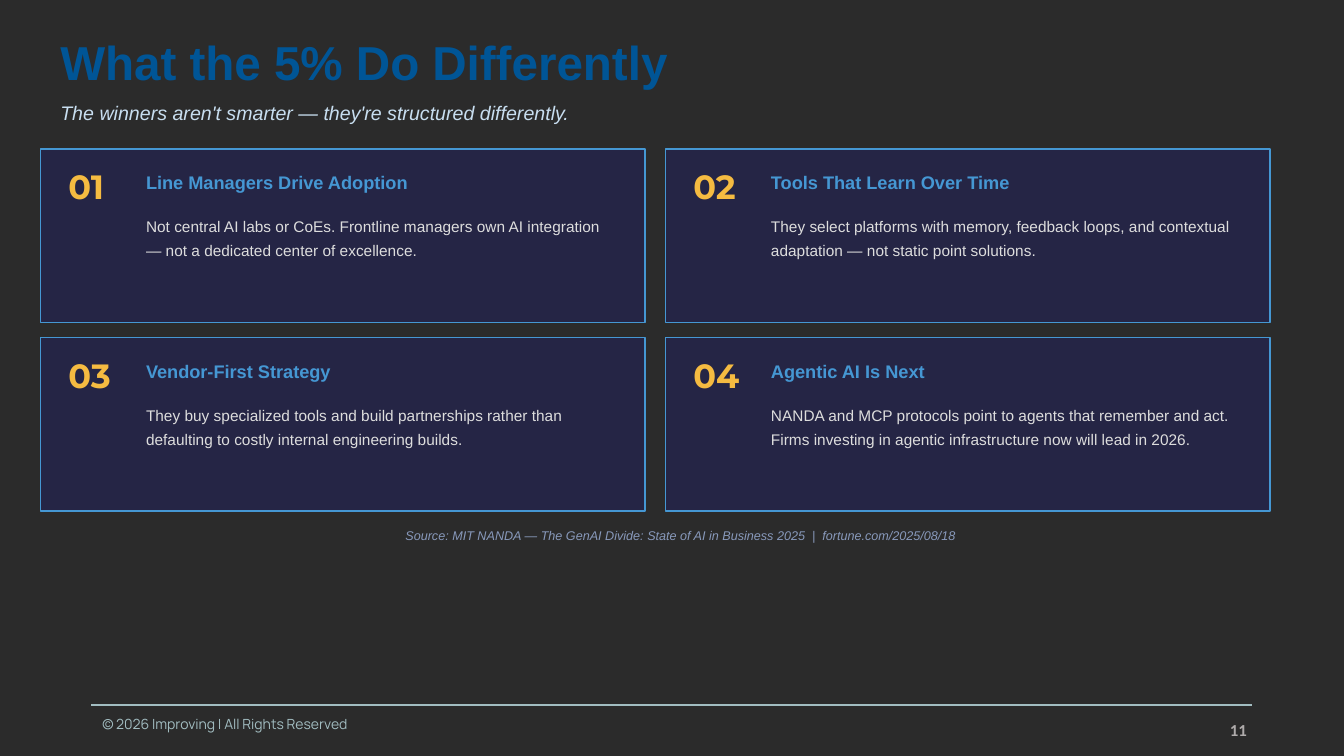
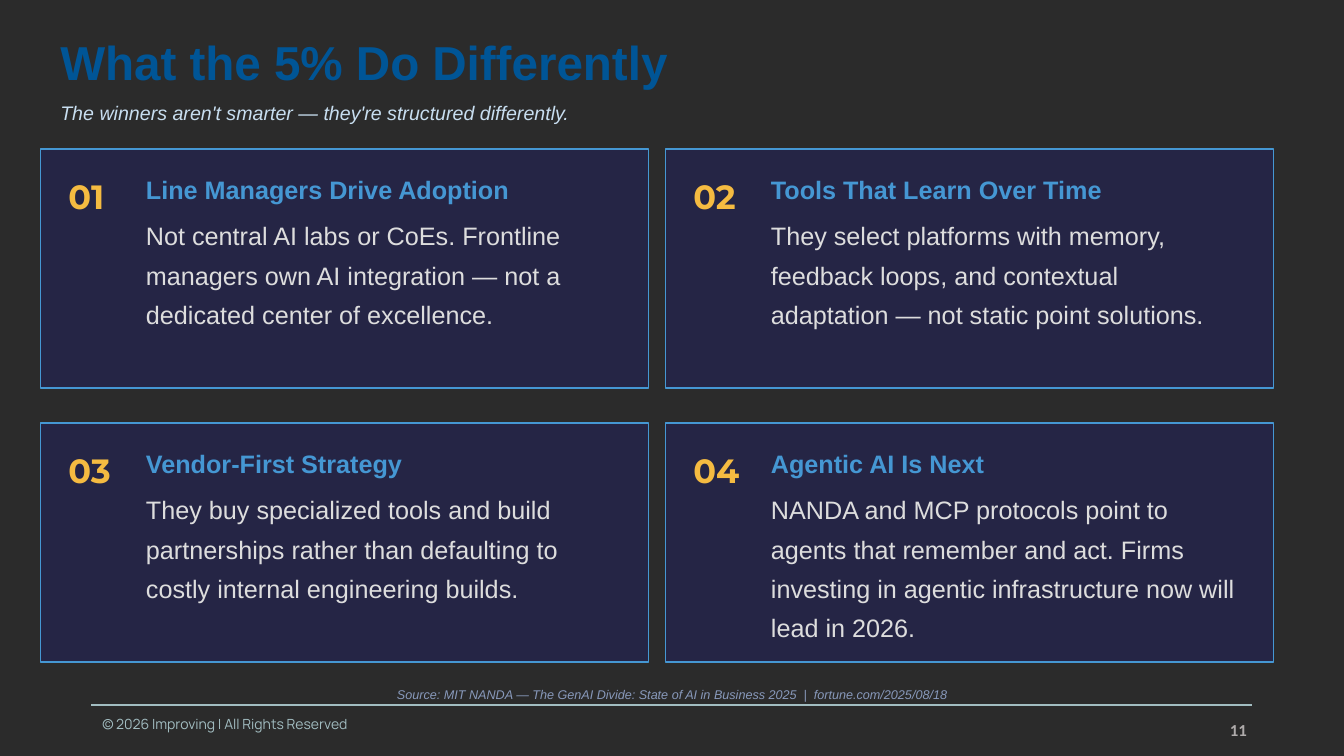
Before and after one commit to davidmohara/Jarvis, a slide deck: slide 11 of meetings/Kazakhstan Delegation.pptx. Drawn at 1344x756 pixels with LibreOffice and Linux fonts; fonts in the diff are those of the drawing; background and template pictures are left out; a plain dark background stands for a picture behind light text. Boxes give left, top, right and bottom in pixels: in the first picture for what was removed or moved away, otherwise in the second. Text is boxed around its words. In the diff, an @@ line names an element or a change of style, - is before the commit and + after.

```diff
--- a/meetings/Kazakhstan Delegation.pptx
+++ b/meetings/Kazakhstan Delegation.pptx
@@ rectangle resized from (x1=40, y1=149, x2=645, y2=323) to (x1=40, y1=149, x2=649, y2=388) @@
@@ rectangle resized from (x1=665, y1=149, x2=1270, y2=323) to (x1=665, y1=149, x2=1274, y2=388) @@
@@ text "01" moved from (x1=68, y1=175, x2=104, y2=200) to (x1=68, y1=185, x2=104, y2=210) @@
@@ text "02" moved from (x1=693, y1=175, x2=735, y2=200) to (x1=693, y1=185, x2=735, y2=210) @@
@@ rectangle resized from (x1=40, y1=338, x2=645, y2=511) to (x1=40, y1=423, x2=649, y2=662) @@
@@ text "03" moved from (x1=68, y1=364, x2=110, y2=389) to (x1=68, y1=459, x2=110, y2=484) @@
@@ text "Vendor-First Strategy" moved from (x1=146, y1=365, x2=331, y2=382) to (x1=146, y1=455, x2=402, y2=479) @@
@@ rectangle resized from (x1=665, y1=338, x2=1270, y2=511) to (x1=665, y1=423, x2=1274, y2=662) @@
@@ text "04" moved from (x1=693, y1=364, x2=739, y2=389) to (x1=693, y1=459, x2=739, y2=484) @@
@@ size 13 to 18 pt in 4 elements at (x1=146, y1=181, x2=508, y2=205), (x1=771, y1=181, x2=1101, y2=199), (x1=146, y1=455, x2=402, y2=479), (x1=771, y1=455, x2=984, y2=479) @@
@@ text "Agentic AI Is Next" moved from (x1=771, y1=365, x2=924, y2=382) to (x1=771, y1=455, x2=984, y2=479) @@
@@ text "They buy specialized tools and ..." moved from (x1=146, y1=410, x2=562, y2=448) to (x1=146, y1=500, x2=558, y2=603) @@
@@ size 11 to 18 pt in 4 elements at (x1=146, y1=226, x2=560, y2=325), (x1=771, y1=226, x2=1203, y2=330), (x1=146, y1=500, x2=558, y2=603), (x1=771, y1=500, x2=1234, y2=638) @@
@@ text "NANDA and MCP protocols point ..." moved from (x1=771, y1=410, x2=1229, y2=448) to (x1=771, y1=500, x2=1234, y2=638) @@
@@ text "Source: MIT NANDA — The ..." moved from (x1=405, y1=531, x2=955, y2=540) to (x1=397, y1=690, x2=947, y2=699) @@
```
Also in this commit, not shown: 3 other slides changed, 10 other files.
